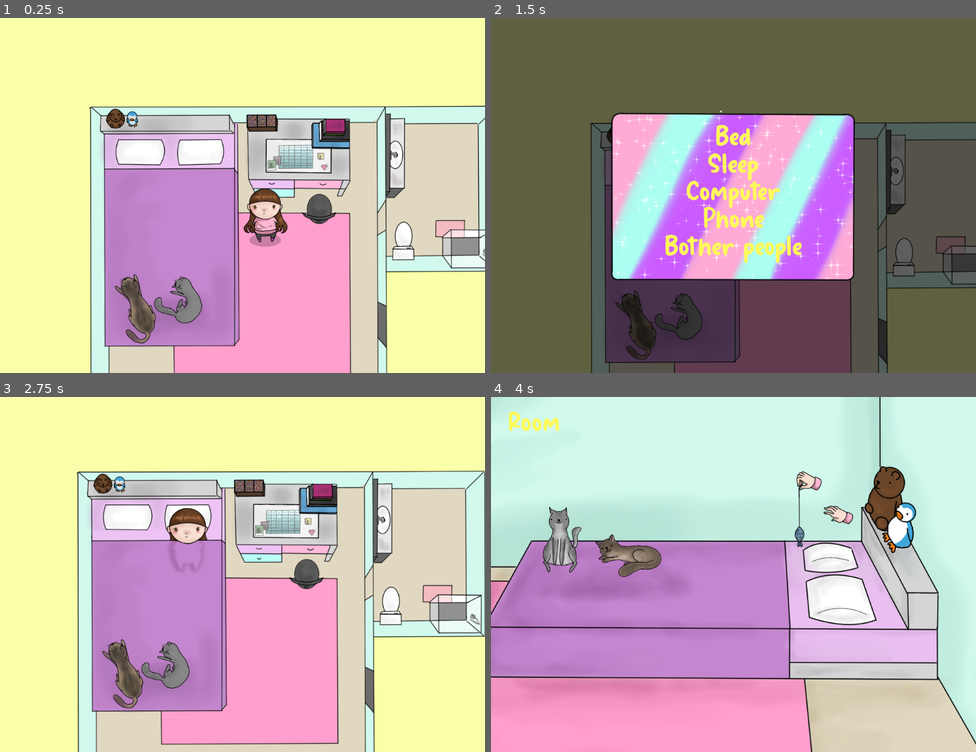
Above: before the commit, frames 1-4 (two rows, left to right).
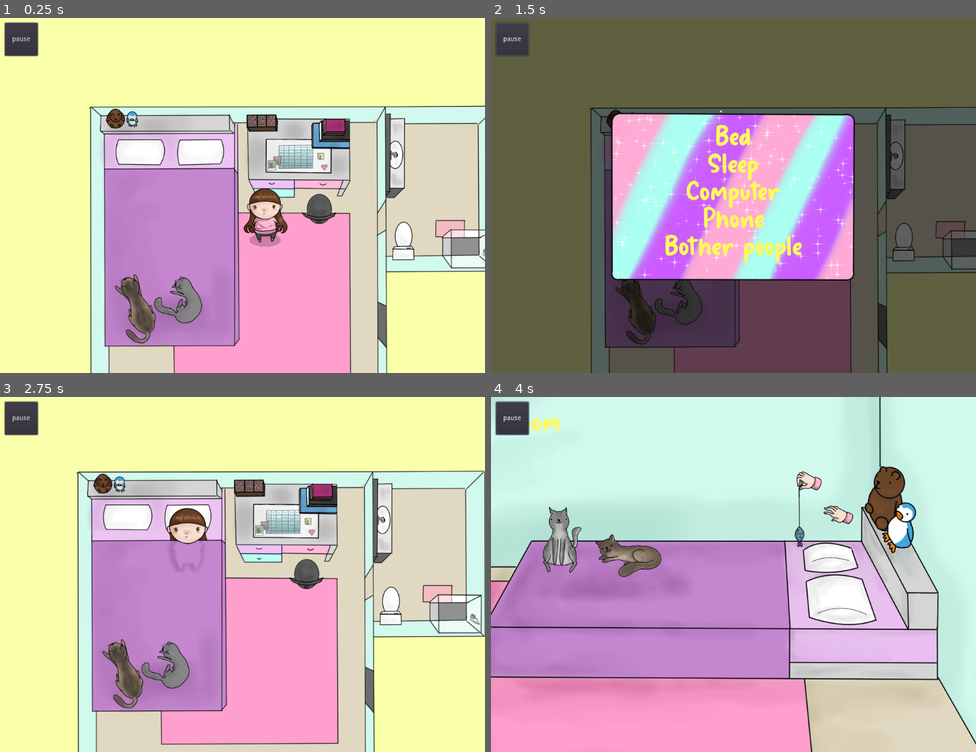
Above: after the commit, the same moments.

Repository: A-Walrus/Jessy
Game: Godot game, scene res://Scenes/World.tscn
The game is run twice, just before and just after one commit, with the same random seed, the same clock (stepped at 60 frames per second) and the same inputs. Sound files missing from this copy of the repository are replaced by a short silence.
Inputs (mouse positions are in pixels of both pictures, inside the frame that each line leads up to):
- Up to frame 1 (0.25 s): no input
- Up to frame 2 (1.5 s): click (510, 39) at 0.5 s, where only the run after the commit has a clickable "pause"; move the mouse to (670, 216) at 1.27 s; press the mouse at (670, 216) at 1.28 s
- Up to frame 3 (2.75 s): release the mouse at (179, 595) at 2 s; click "Sleep" at 2 s
- Up to frame 4 (4 s): click (510, 418) at 2.75 s, where only the run after the commit has a clickable "pause"; move the mouse to (651, 684) at 3.52 s; click (651, 684) at 3.6 s

The runs differ from the first frame. In frame 1, 0.7% of the frame differs, in the area x 0-8%, y 1-11%; in frame 2, 7.0%, in the area x 0-100%, y 1-100%; in frame 3, 0.7%; in frame 4, 0.7%.

Commit message:
Music Pause
Added pause/play button for music

Diff:
--- /dev/null
+++ b/Jessy/PlayPauseMusic.gd
@@ -0,0 +1,28 @@
+extends Button
+
+var isPaused = false
+var currentPosition
+var Music
+# Declare member variables here. Examples:
+# var a = 2
+# var b = "text"
+
+
+# Called when the node enters the scene tree for the first time.
+func _ready():
+	Music = get_child(0)
+	Music.play()
+
+
+# Called every frame. 'delta' is the elapsed time since the previous frame.
+#func _process(delta):
+#	pass
+
+
+func _on_PlayPauseMusic_pressed():
+	if(!isPaused):
+		currentPosition = Music.get_playback_position()
+		Music.stop()
+	else:
+		Music.play(currentPosition)
+	isPaused = not isPaused
--- a/Jessy/Scenes/BackgroundMusic.tscn
+++ b/Jessy/Scenes/BackgroundMusic.tscn
@@ -1,8 +1,25 @@
-[gd_scene load_steps=2 format=2]
+[gd_scene load_steps=3 format=2]
 
 [ext_resource path="res://Audio/Music/Patricia Taxxon - Dandelion.ogg" type="AudioStream" id=1]
+[ext_resource path="res://PlayPauseMusic.gd" type="Script" id=2]
 
-[node name="BackgroundMusic" type="AudioStreamPlayer"]
+[node name="Node" type="Node"]
+
+[node name="CanvasLayer" type="CanvasLayer" parent="."]
+layer = 69
+
+[node name="PlayPauseMusic" type="Button" parent="CanvasLayer"]
+margin_left = 10.0
+margin_top = 10.0
+margin_right = 80.0
+margin_bottom = 80.0
+text = "pause"
+script = ExtResource( 2 )
+__meta__ = {
+"_edit_use_anchors_": false
+}
+
+[node name="BackgroundMusic" type="AudioStreamPlayer" parent="CanvasLayer/PlayPauseMusic"]
 stream = ExtResource( 1 )
 volume_db = -30.0
-autoplay = true
+[connection signal="pressed" from="CanvasLayer/PlayPauseMusic" to="CanvasLayer/PlayPauseMusic" method="_on_PlayPauseMusic_pressed"]
